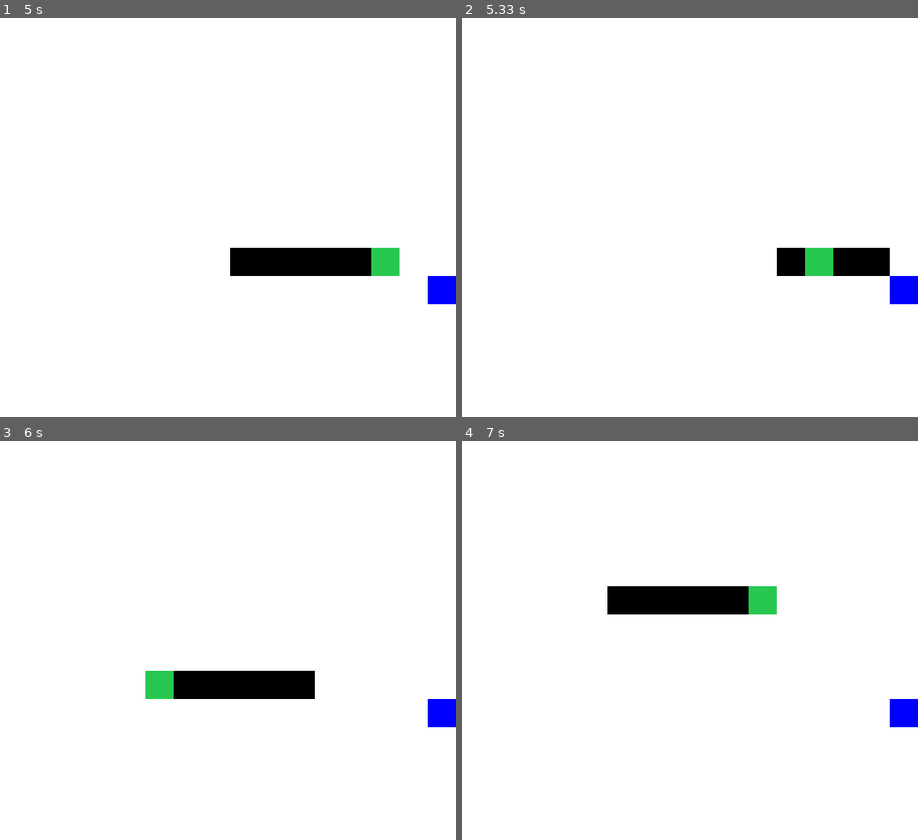
Above: before the commit, frames 1-4 (two rows, left to right).
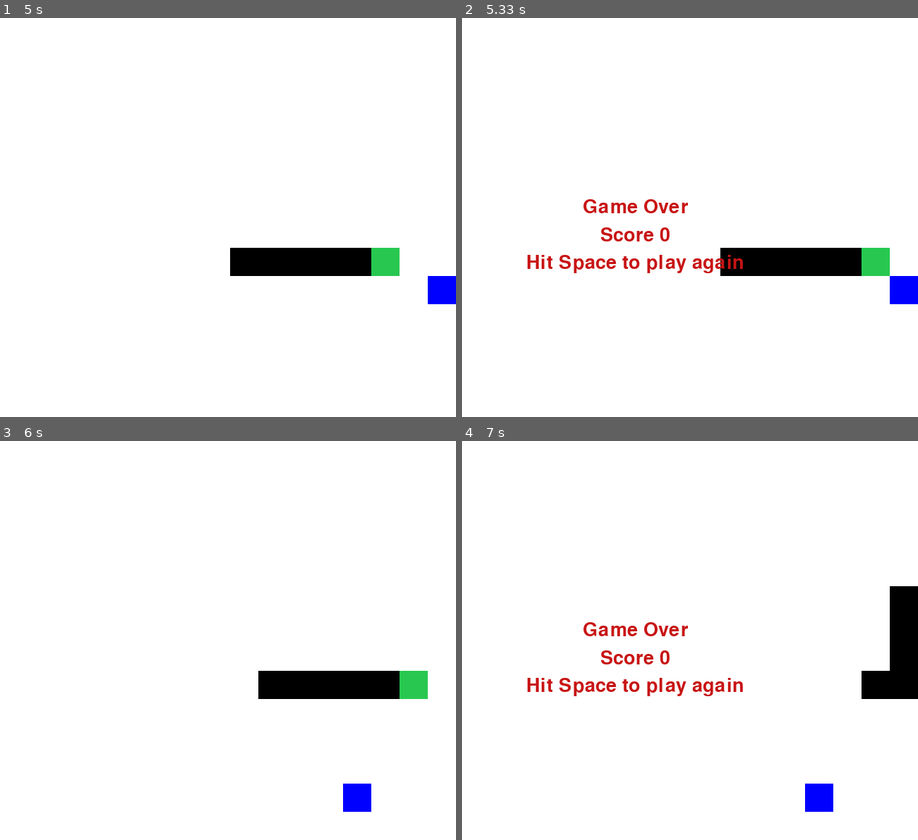
Above: after the commit, the same moments.

Repository: solivero/pygame-snake
Game: pygame game, started from main.py
Same seed, same stepped clock (60 frames per second), same inputs: the game is played once before the commit and once after it.
Inputs:
- Up to frame 1 (5 s): hold Right 0.33-0.8 s; tap Space at 0.83, 1.3, 1.8, 2.3, 2.6, 2.87, 3.22, 3.65, 4.05, 4.35, 4.72 s; hold Up 1.23-1.7 s; hold Right 1.73-2.2 s; hold Down 2.8-3.12 s; hold Left 3.15-3.55 s; hold Up 3.58-3.95 s; hold Right 3.98-4.62 s
- Up to frame 2 (5.33 s): hold Left from 5.05 s (still down); tap Space at 5.12 s
- Up to frame 3 (6 s): release Left at 5.52 s; tap Space at 5.62 s
- Up to frame 4 (7 s): hold Up 6.05-6.38 s; tap Space at 6.12, 6.48, 6.98 s; hold Right 6.42-6.88 s

Frame 1 is identical in both runs. In frame 2, 3.1% of the frame differs, in the area x 14-94%, y 45-65%; in frame 3, 4.4%; in frame 4, 7.1%, in the area x 14-100%, y 36-93%.

Commit message:
Bite itself

Diff:
--- a/main.py
+++ b/main.py
@@ -21,8 +21,8 @@
 def game_over(score):
     lines = ["Game Over", "Score "+str(score), "Hit Space to play again"]
     for i in range(len(lines)):
+        text = font.render(lines[i], True, (200, 20, 20))
         # GET REKT!!
-        text = font.render(lines[i], True, (200, 20, 20))
         line_width = text.get_rect()[2]
         line_height = text.get_rect()[3]
         game_display.blit(text, [WIDTH/2-line_width/2, HEIGHT/2-line_height/2+font_size*i+3])
@@ -82,6 +82,11 @@
         if snake[-1][0] > WIDTH or snake[-1][0] < 0 or snake[-1][1] > HEIGHT or snake[-1][1] < 0:
             game_over(score)
             break
+        # Kolla om huvudet biter svansen
+        for block in snake[:-1]:
+            if snake[-1] == block:
+                game_over(score)
+                break
         # Kolla om ormens huvud är på samma plats som matbiten
         if snake[-1][0] == food[0] and snake[-1][1] == food[1]:
             snake.append((snake[-1][0]+change_x, snake[-1][1]+change_y))
